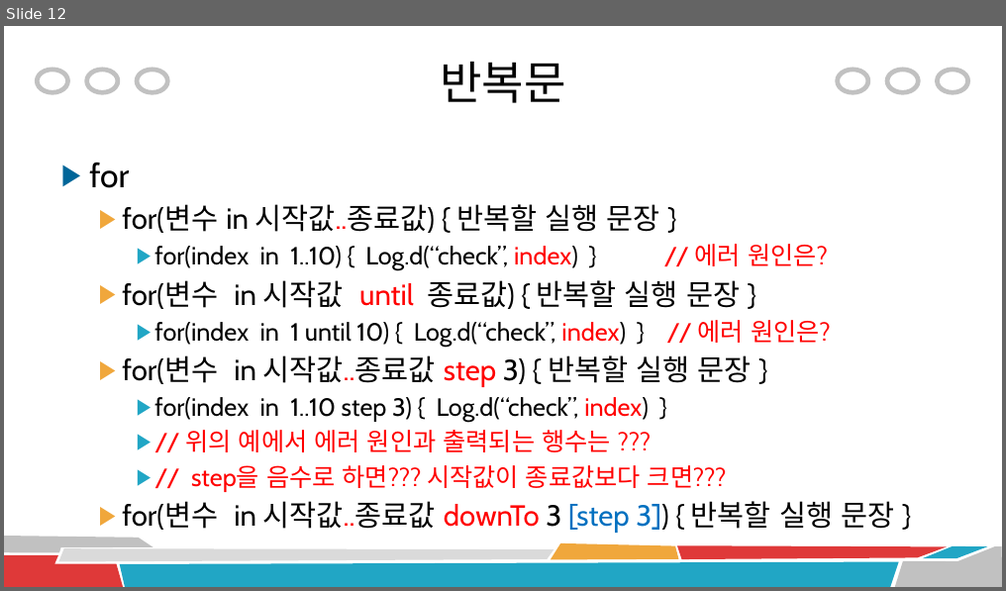
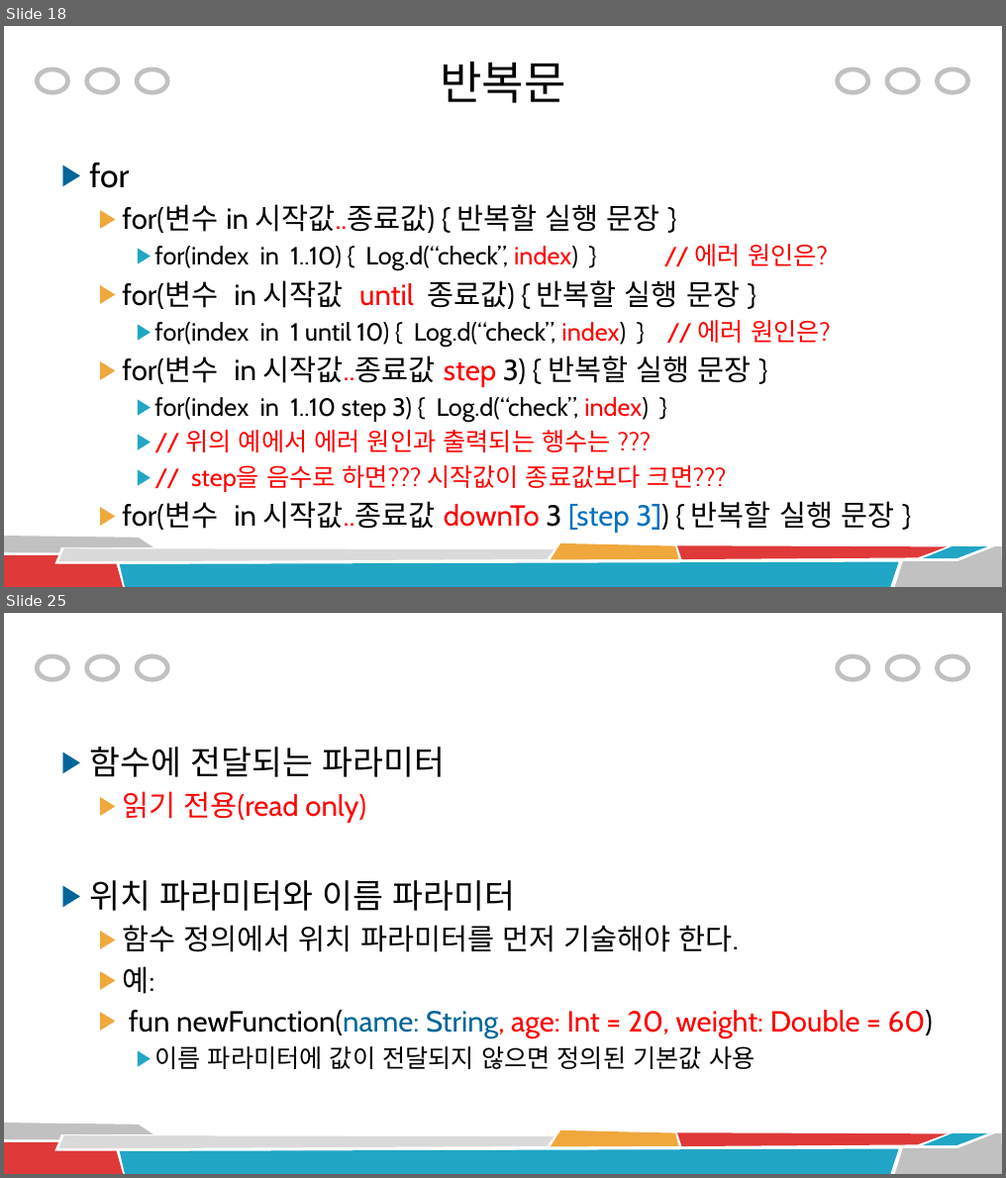
Before and after one commit to rlawnsqja2/and, a slide deck: 03 코틀린 기본 문법.pptx. Shown one above the other, each under a label of ours: slide 12 before the commit, slides 18 and 25 after it; the slides between them are not shown. The pictures are 1006x591 and 1006x1178 pixels, drawn with LibreOffice and Linux fonts; fonts in the diff are those of the drawing. Boxes give left, top, right and bottom in pixels: in the first picture for what was removed or moved away, otherwise in the second. Text is boxed around its words. In the diff, an @@ line names an element or a change of style, - is before the commit and + after.

```diff
--- a/03 코틀린 기본 문법.pptx
+++ b/03 코틀린 기본 문법.pptx
@@ slide 25 added at bbox=[4, 613, 1002, 1174], background #FFFFFF; not listed: 14 template elements that a slide beside it also shows @@
@@ text added at bbox=[89, 747, 933, 1069], 28 pt, text #000000 @@
+▶ 함수에 전달되는 파라미터
+  ▶ 읽기 전용(read only)
+▶ 위치 파라미터와 이름 파라미터
+  ▶ 함수 정의에서 위치 파라미터를 먼저 기술해야 한다.
+  ▶ 예:
+  ▶ fun newFunction(name: String, age: Int = 20, weight: Double = 60)
+    ▶ 이름 파라미터에 값이 전달되지 않으면 정의된 기본값 사용
@@ what was slide 12 is now slide 18 @@
```
Also in this commit, not shown: 5 slides changed, 11 other slides added.
